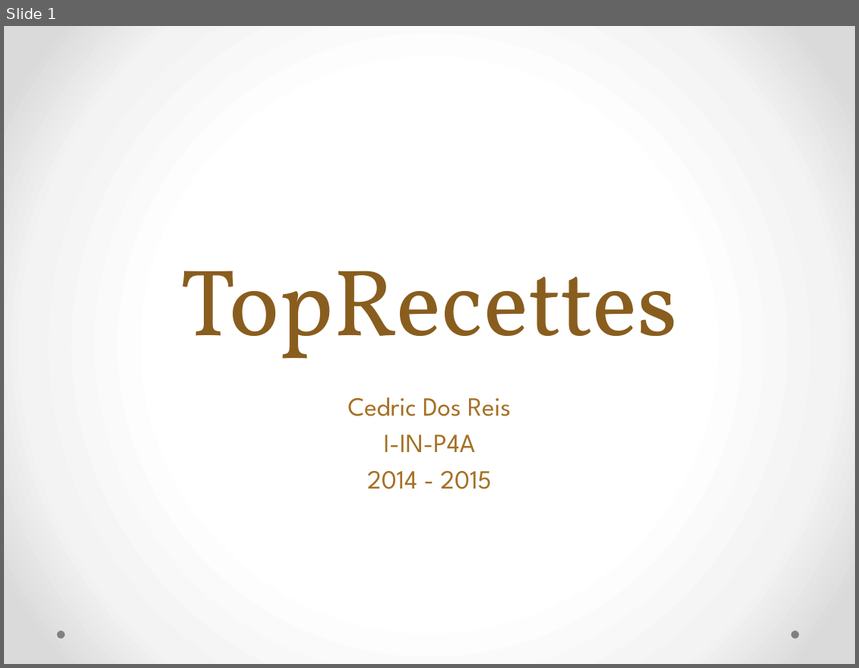
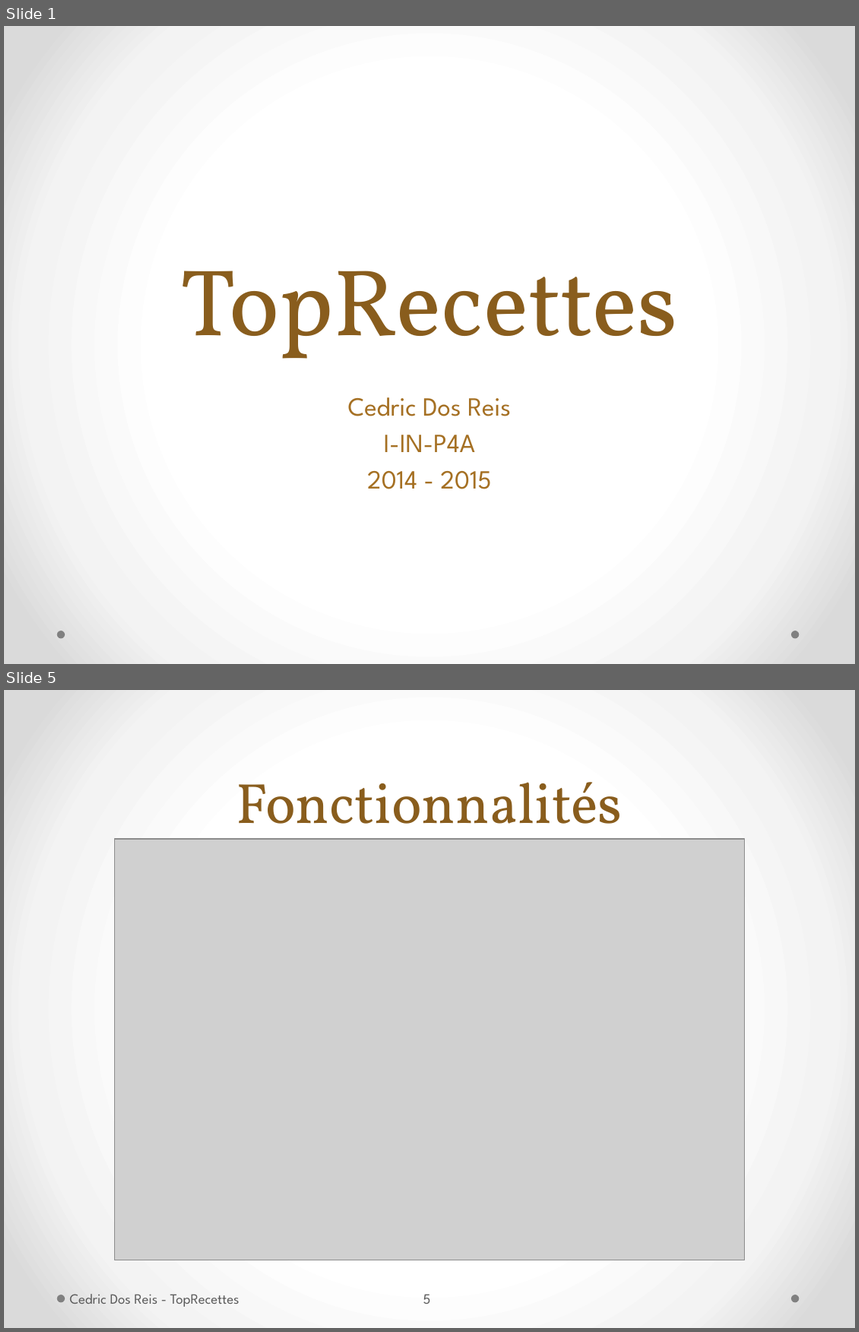
Before and after one commit to MrBeelzeBob/TopRecettes, a slide deck: Rendu final/PrésentationTPI2015_TopRecette.pptx. Shown one above the other, each under a label of ours: slide 1 before the commit, slides 1 and 5 after it; the slides between them are not shown. The pictures are 859x668 and 859x1332 pixels, drawn with LibreOffice and Linux fonts; fonts in the diff are those of the drawing; grey boxes stand for pictures. Boxes give left, top, right and bottom in pixels: in the first picture for what was removed or moved away, otherwise in the second. Text is boxed around its words. In the diff, an @@ line names an element or a change of style, - is before the commit and + after.

```diff
--- a/Rendu final/PrésentationTPI2015_TopRecette.pptx
+++ b/Rendu final/PrésentationTPI2015_TopRecette.pptx
@@ slide 5 added at <box>4,690,855,1328</box>, background gradient #FFFFFF to #F4F4F4 to #DADADA; not listed: 2 template elements that a slide beside it also shows @@
@@ title added at <box>237,782,623,848</box>, 48 pt, text #895D1D @@
+Fonctionnalités
@@ picture added at <box>115,839,744,1260</box> @@
@@ text added at <box>69,1294,240,1307</box>, 12 pt, text #595959 @@
+Cedric Dos Reis - TopRecettes
@@ page number added at <box>424,1294,431,1304</box>, 12 pt, text #595959 @@
+5
```
Also in this commit, not shown: 16 slides changed, 2 slides removed.
